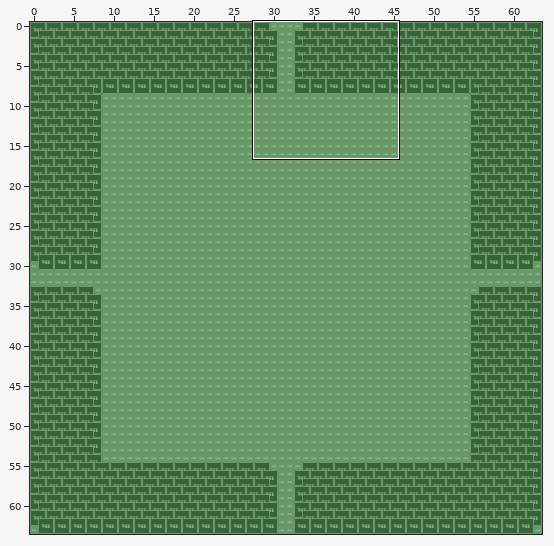
Two states of a Tiled map, maps/1.tmx. Above, an overview of the earlier version with the close-up marked.
Close-up. Old version:
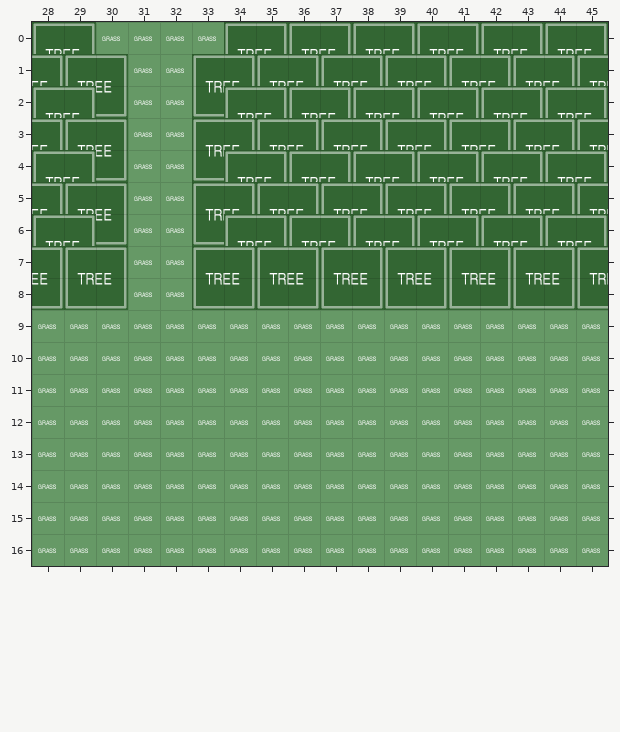
Cells are 64x64 px. Shown: x 28..45, y 0..16. The commit also changed other parts of the map, which this record leaves out.
New version:
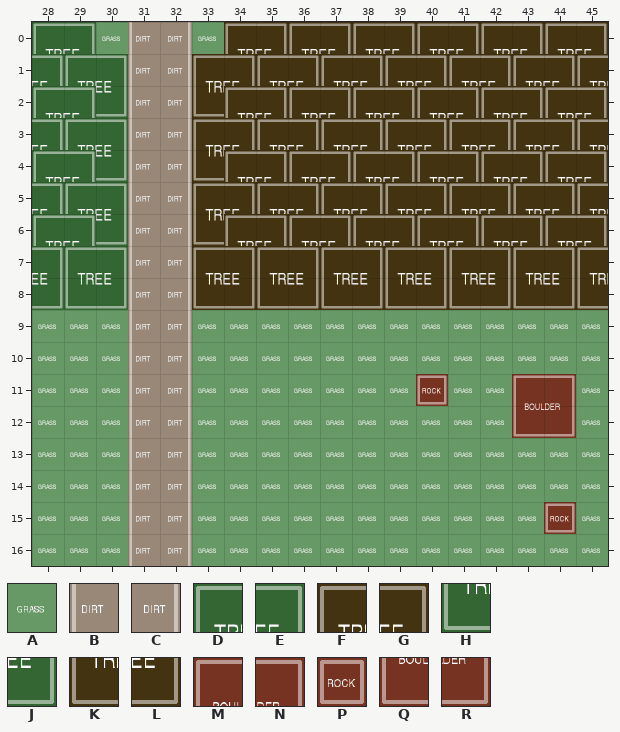
Key: from "bg_tileset": A 9, B 32, C 34; from "object_tileset": D 0, E 1, F 2, G 3, H 8, J 9, K 10, L 11, M 16, N 17, P 18, Q 24, R 25.
_ is an empty cell.
Change:
{"where": "layer \"bg\""}
{"y":0,"x":31,"old":"AA","new":"BC"}
{"y":1,"x":31,"old":"AA","new":"BC"}
{"y":2,"x":31,"old":"AA","new":"BC"}
{"y":3,"x":31,"old":"AA","new":"BC"}
{"y":4,"x":31,"old":"AA","new":"BC"}
{"y":5,"x":31,"old":"AA","new":"BC"}
{"y":6,"x":31,"old":"AA","new":"BC"}
{"y":7,"x":31,"old":"AA","new":"BC"}
{"y":8,"x":31,"old":"AA","new":"BC"}
{"y":9,"x":31,"old":"AA","new":"BC"}
{"y":10,"x":31,"old":"AA","new":"BC"}
{"y":11,"x":31,"old":"AA","new":"BC"}
{"y":12,"x":31,"old":"AA","new":"BC"}
{"y":13,"x":31,"old":"AA","new":"BC"}
{"y":14,"x":31,"old":"AA","new":"BC"}
{"y":15,"x":31,"old":"AA","new":"BC"}
{"y":16,"x":31,"old":"AA","new":"BC"}
{"where": "layer \"static objects\""}
{"y":0,"x":34,"old":"DEDEDEDEDEDE","new":"FGFGFGFGFGFG"}
{"y":1,"x":33,"old":"DEDEDEDEDEDED","new":"FGFGFGFGFGFGF"}
{"y":2,"x":33,"old":"HDEDEDEDEDEDE","new":"KFGFGFGFGFGFG"}
{"y":3,"x":33,"old":"DEDEDEDEDEDED","new":"FGFGFGFGFGFGF"}
{"y":4,"x":33,"old":"HDEDEDEDEDEDE","new":"KFGFGFGFGFGFG"}
{"y":5,"x":33,"old":"DEDEDEDEDEDED","new":"FGFGFGFGFGFGF"}
{"y":6,"x":33,"old":"HDEDEDEDEDEDE","new":"KFGFGFGFGFGFG"}
{"y":7,"x":33,"old":"DEDEDEDEDEDED","new":"FGFGFGFGFGFGF"}
{"y":8,"x":33,"old":"HJHJHJHJHJHJH","new":"KLKLKLKLKLKLK"}
{"y":11,"x":40,"old":"_","new":"P"}
{"y":11,"x":43,"old":"__","new":"MN"}
{"y":12,"x":43,"old":"__","new":"QR"}
{"y":15,"x":44,"old":"_","new":"P"}
{"label":"changed","picture_box":[128,22,608,566]}
